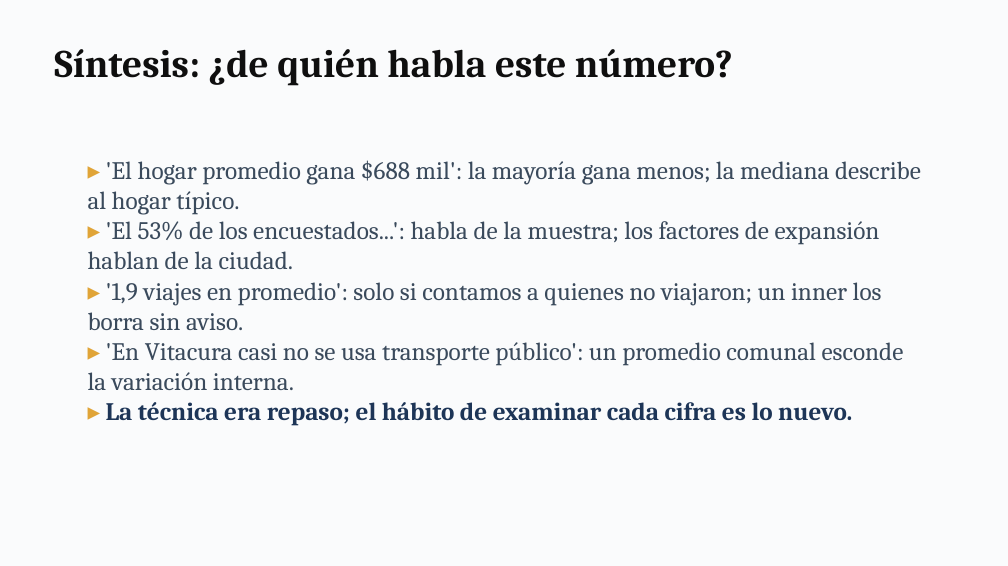
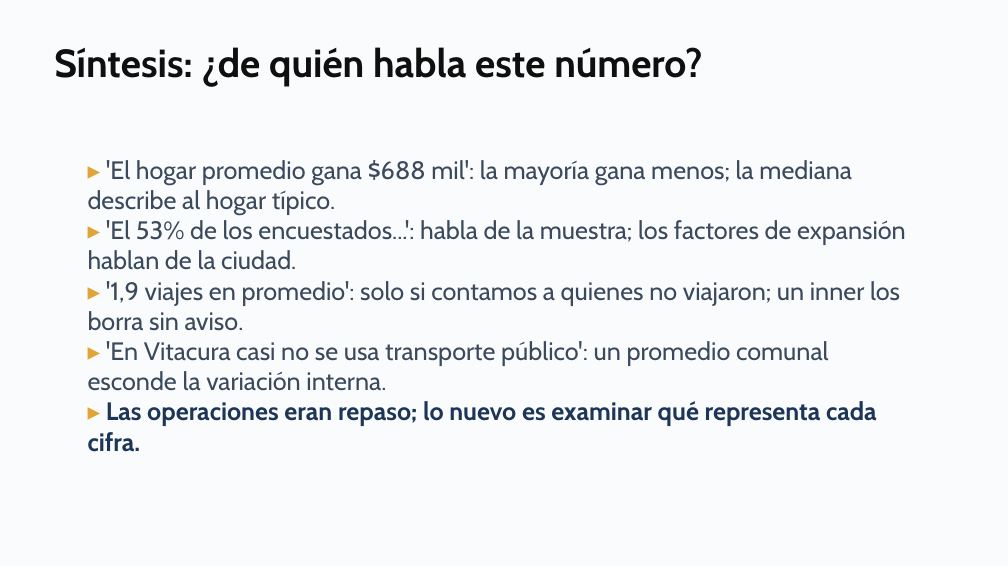
Before and after one commit to daniopitz/cienciadatos, a slide deck: slide 25 of presentaciones/clase02_pandas_eda.pptx (slide 23 before the commit). Drawn at 1008x566 pixels with LibreOffice and Linux fonts; fonts in the diff are those of the drawing. Boxes give left, top, right and bottom in pixels: in the first picture for what was removed or moved away, otherwise in the second. Text is boxed around its words. In the diff, an @@ line names an element or a change of style, - is before the commit and + after.

```diff
--- a/presentaciones/clase02_pandas_eda.pptx
+++ b/presentaciones/clase02_pandas_eda.pptx
@@ text "Síntesis: ¿de quién habla este ..." at box(54, 47, 702, 87): font Cambria to Cabin @@
@@ text at box(88, 160, 906, 391): font Cambria to Cabin in "▸ 'El hogar promedio gana $688 mil': ...", "▸ 'El 53% de los encuestados...': habla ...", "▸ '1,9 viajes en promedio': solo si ...", "▸ 'En Vitacura casi no se usa ..." @@
@@ text at box(88, 401, 877, 452): text changed; font Cambria to Cabin @@
-▸ La técnica era repaso; el hábito de examinar cada cifra es lo nuevo.
+▸ Las operaciones eran repaso; lo nuevo es examinar qué representa cada cifra.
```
Also in this commit, not shown: 22 other slides changed, 3 slides added, 1 slide removed, 3 other files.
